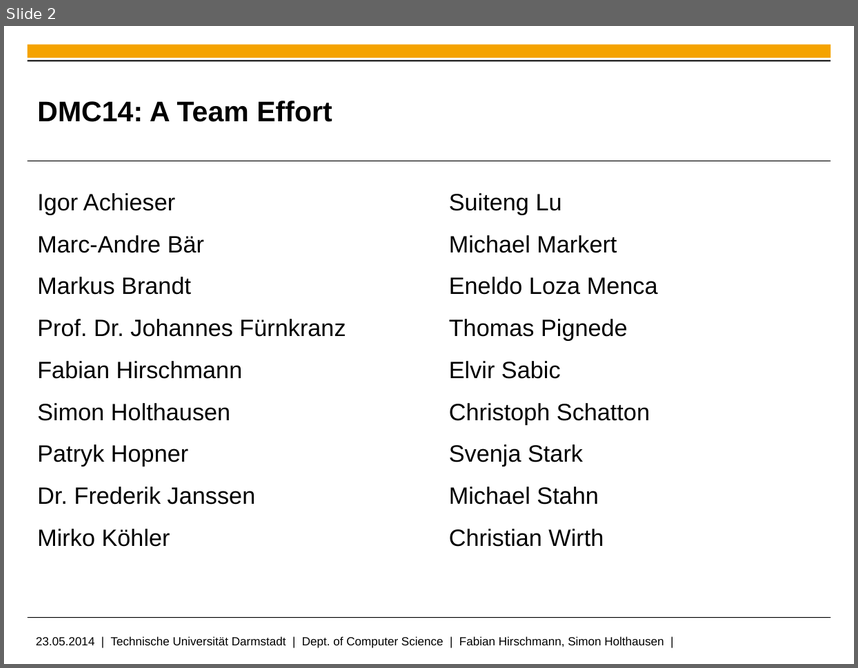
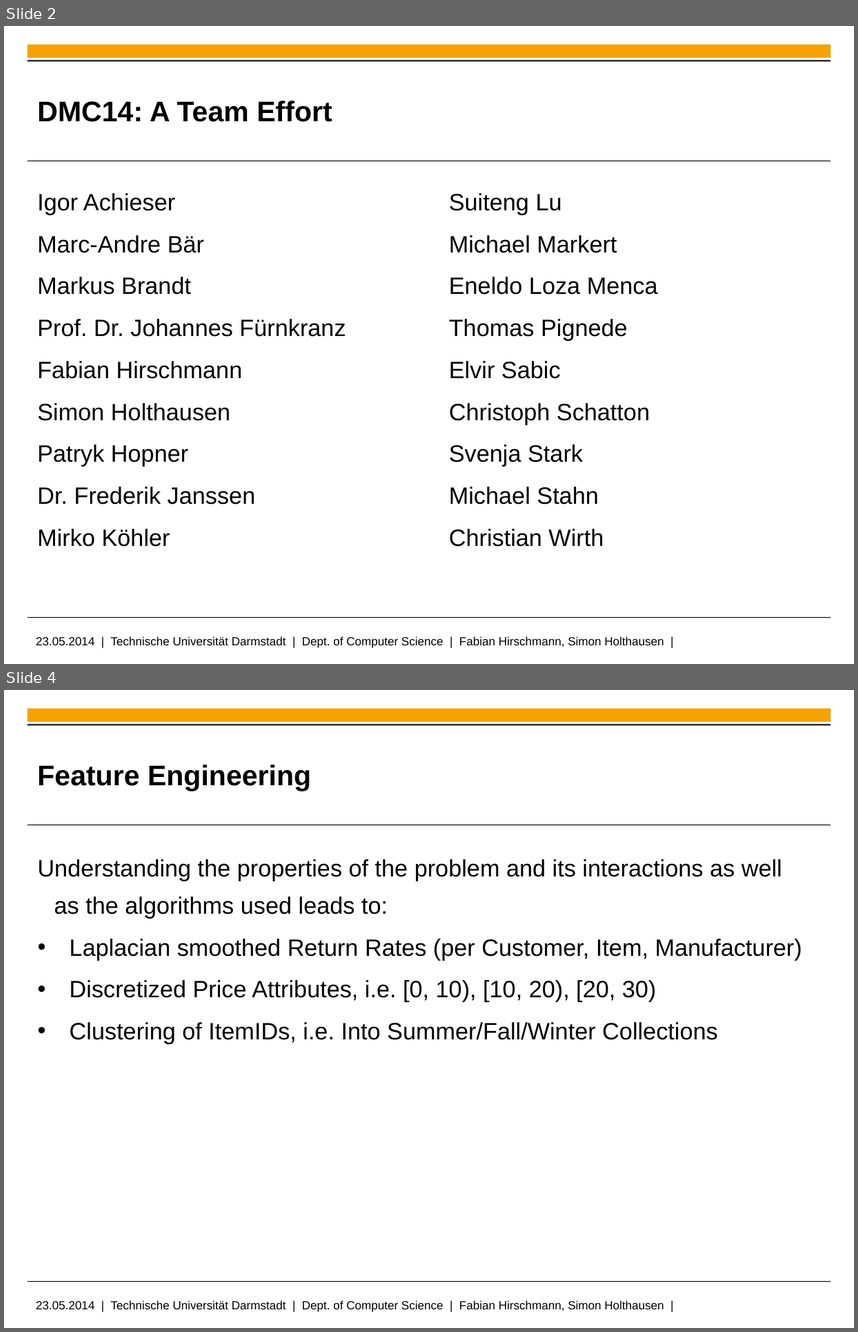
Before and after one commit to fhirschmann/ml_dmc2014, a slide deck: doc/pres-prudsys.pptx. Shown one above the other, each under a label of ours: slide 2 before the commit, slides 2 and 4 after it; the slides between them are not shown. The pictures are 858x668 and 858x1332 pixels, drawn with LibreOffice and Linux fonts; fonts in the diff are those of the drawing; background and template pictures are left out. Boxes give left, top, right and bottom in pixels: in the first picture for what was removed or moved away, otherwise in the second. Text is boxed around its words. In the diff, an @@ line names an element or a change of style, - is before the commit and + after.

```diff
--- a/doc/pres-prudsys.pptx
+++ b/doc/pres-prudsys.pptx
@@ slide 4 added at (x1=4, y1=690, x2=854, y2=1328), background #FFFFFF; not listed: 5 template elements that a slide beside it also shows @@
@@ title added at (x1=37, y1=765, x2=311, y2=791), 24 pt, text #000000, bold @@
+Feature Engineering
@@ text added at (x1=38, y1=859, x2=802, y2=1044), 20 pt, text #000000 @@
+Understanding the properties of the problem and its interactions as well as the algorithms used leads to:
+• Laplacian smoothed Return Rates (per Customer, Item, Manufacturer)
+• Discretized Price Attributes, i.e. [0, 10), [10, 20), [20, 30)
+• Clustering of ItemIDs, i.e. Into Summer/Fall/Winter Collections
```
Also in this commit, not shown: 2 other slides added.
